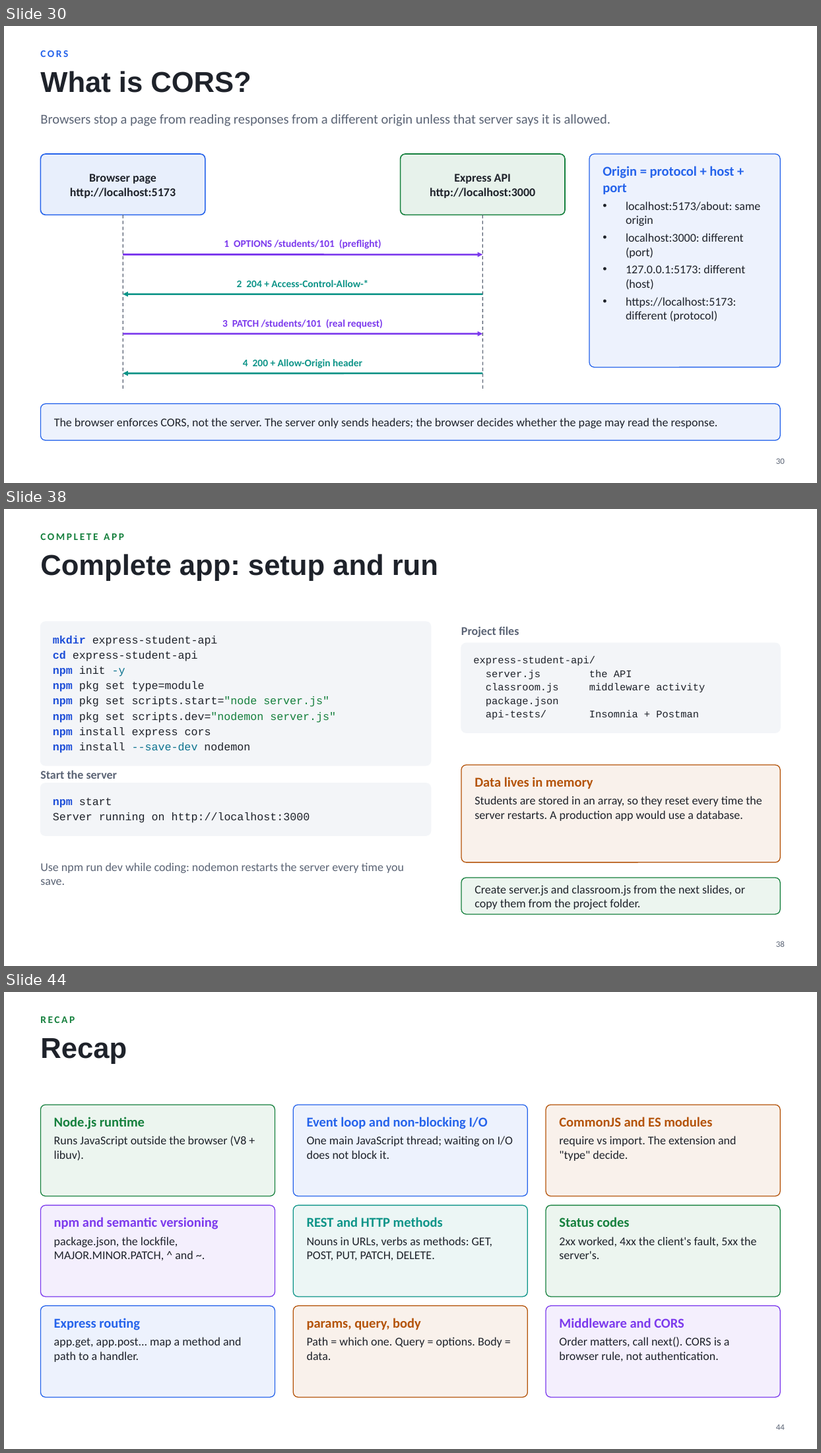
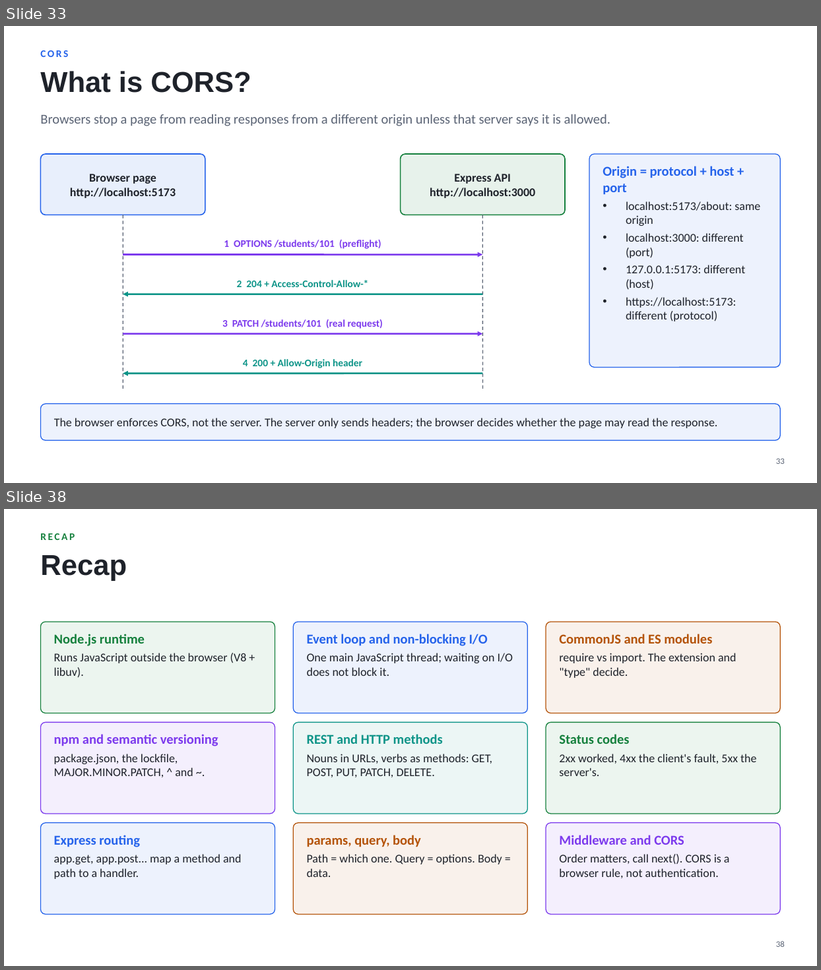
Before and after one commit to shreyaskumars-commits/school-management, a slide deck: Node_Express_Backend.pptx. Shown one above the other, each under a label of ours: slides 30, 38 and 44 before the commit, slides 33 and 38 after it; the slides between them are not shown. The pictures are 821x1453 and 821x970 pixels, drawn with LibreOffice and Linux fonts; fonts in the diff are those of the drawing. Boxes give left, top, right and bottom in pixels: in the first picture for what was removed or moved away, otherwise in the second. Text is boxed around its words. In the diff, an @@ line names an element or a change of style, - is before the commit and + after.

```diff
--- a/Node_Express_Backend.pptx
+++ b/Node_Express_Backend.pptx
@@ slide 38 removed at (4,509,817,966), background #FFFFFF @@
@@ text removed at (40,533,124,540) @@
-COMPLETE APP
@@ title removed at (40,554,438,581) @@
-Complete app: setup and run
@@ rounded rectangle removed at (40,622,431,766) @@
@@ text removed at (461,626,519,637) @@
-Project files
@@ text removed at (53,636,336,753) @@
-mkdir express-student-api
-cd express-student-api
-npm init -y
-npm pkg set type=module
-npm pkg set scripts.start="node server.js"
-npm pkg set scripts.dev="nodemon server.js"
-npm install express cors
-npm install --save-dev nodemon
@@ rounded rectangle removed at (461,643,781,733) @@
@@ text removed at (473,656,705,720) @@
-express-student-api/
-server.js the API
-classroom.js middleware activity
-package.json
-api-tests/ Insomnia + Postman
@@ rounded rectangle removed at (461,765,781,863) @@
@@ text removed at (40,770,118,779) @@
-Start the server
@@ rounded rectangle removed at (40,784,431,836) @@
@@ text removed at (475,777,762,821) @@
-Data lives in memory
-Students are stored in an array, so they reset every time the server restarts. A production app would use a database.
@@ text removed at (53,798,310,823) @@
-npm start
-Server running on http://localhost:3000
@@ text removed at (40,863,404,885) @@
-Use npm run dev while coding: nodemon restarts the server every time you save.
@@ rounded rectangle removed at (461,878,781,915) @@
@@ text removed at (475,885,745,910) @@
-Create server.js and classroom.js from the next slides, or copy them from the project folder.
@@ page number removed at (776,941,785,947) @@
-38
@@ what was slide 30 is now slide 33 @@
@@ page number at (776,458,785,464): text changed @@
-30
+33
@@ what was slide 44 is now slide 38 @@
@@ page number at (776,941,785,947): text changed @@
-44
+38
```
Also in this commit, not shown: 16 slides changed, 3 slides added, 8 other slides removed, 38 other files.
